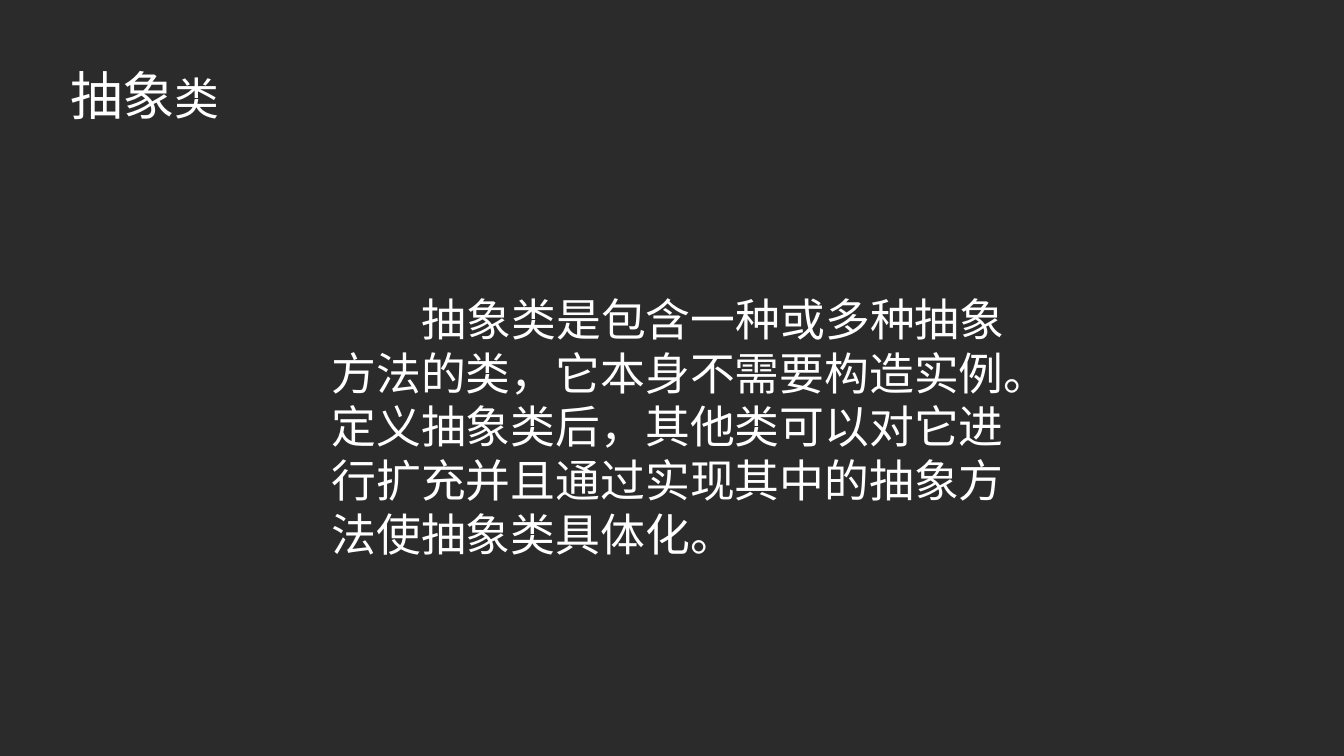
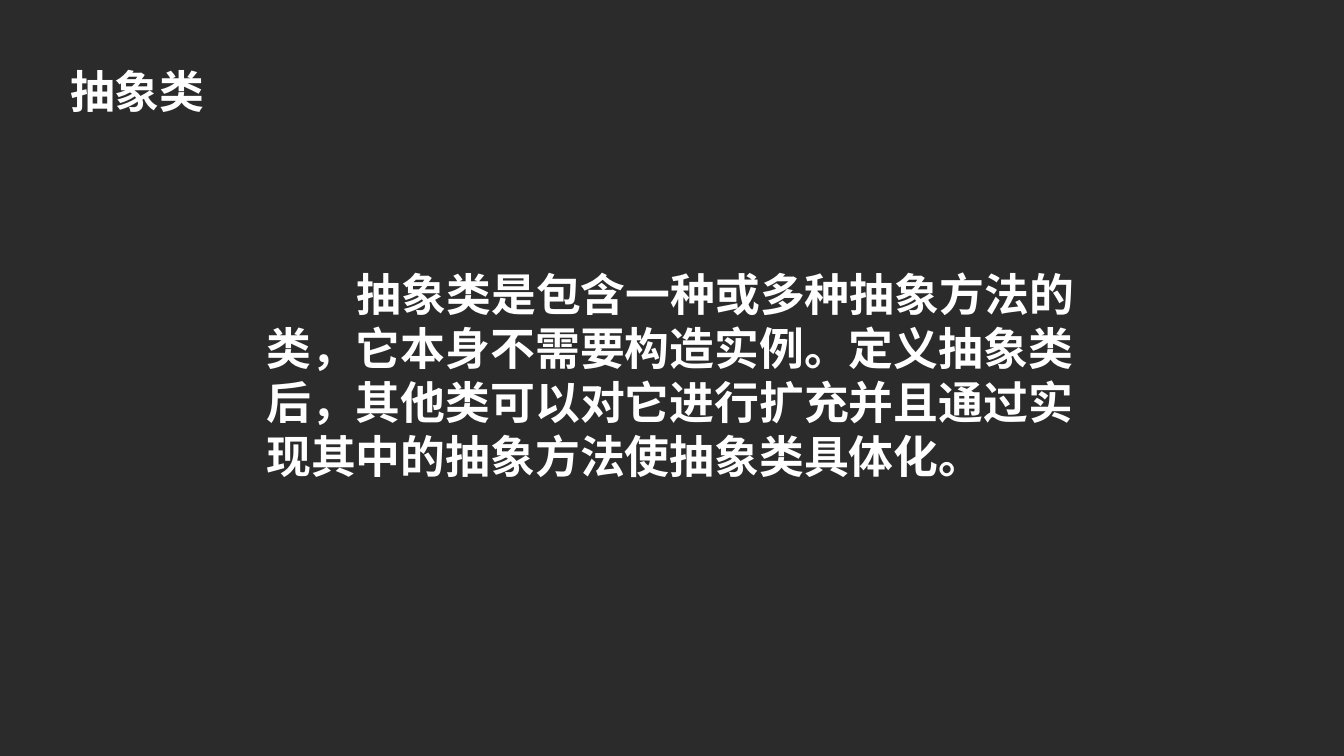
Before and after one commit to PRD2017G23/-, a slide deck: slide 26 of 小组作业/PPT/UML基础_图.pptx (slide 15 before the commit). Drawn at 1344x756 pixels with LibreOffice and Linux fonts; fonts in the diff are those of the drawing; background and template pictures are left out; a plain dark background stands for a picture behind light text. Boxes give left, top, right and bottom in pixels: in the first picture for what was removed or moved away, otherwise in the second. Text is boxed around its words. In the diff, an @@ line names an element or a change of style, - is before the commit and + after.

```diff
--- a/小组作业/PPT/UML基础_图.pptx
+++ b/小组作业/PPT/UML基础_图.pptx
@@ text "抽象类" at <box>70,70,204,112</box>: size 37.3 to 32 pt in "抽象类"; font Calibri to Noto Sans CJK SC, bold on @@
@@ text "抽象类是包含一种或多种抽象方法的类，它本身不需要构造实例。定义抽象类后，其他类可以对它进行扩充并且通过实现其中的抽象方法 ...": place and size @@
-text "抽象类是包含一种或多种抽象方法的类，它本身不需要构造实例。定义抽象类后，其他类可以对它进行扩充并且通过实现其中的抽象方法 ..." at <box>331,298,1048,555</box>
+text "抽象类是包含一种或多种抽象方法的类，它本身不需要构造实例。定义抽象类后，其他类可以对它进行扩充并且通过实现其中的抽象方法 ..." at <box>266,272,1074,477</box>
@@ text "抽象类是包含一种或多种抽象方法的类，它本身不需要构造实例。定义抽象类后，其他类可以对它进行扩充并且通过实现其中的抽象方法 ..." at <box>266,272,1074,477</box>: font Calibri to Noto Sans CJK SC, bold on @@
```
Also in this commit, not shown: 39 other slides changed, 15 slides added, 25 slides removed.
